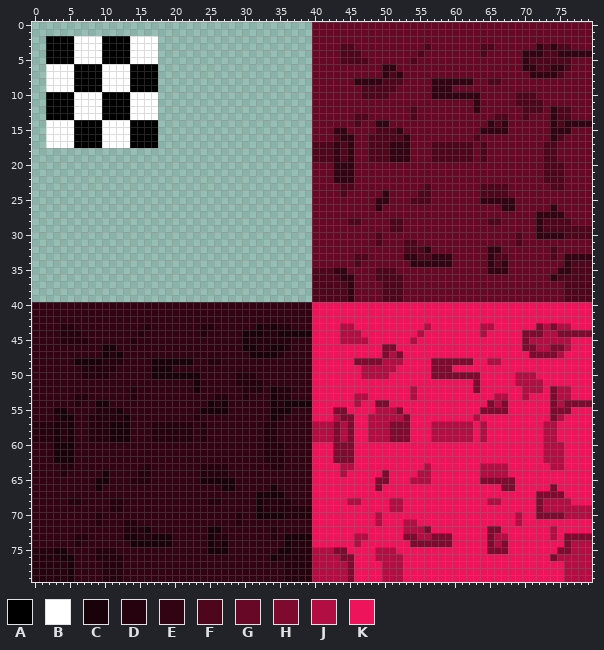
File history of a sprite sheet, Final-game-sebastian/tilesets/TileSet1/output_tileset.png. Above, as it was before the edit.
The file is 80x80 pixels. Colours within 5 levels of each other are drawn and written as one.
Palette (. is transparent): A #000000  B #ffffff  C #1a020a  D #25020e  E #320413  F #4e061d  G #680827  H #7f0a30  J #b20e44  K #ee145b
The same view after the edit:
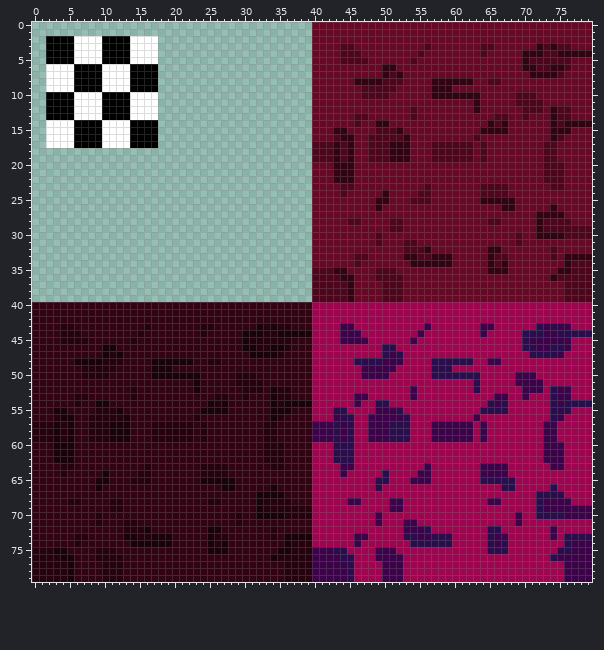
Diff:
colour H: #7f0a30 -> #2a0d4d
colour J: #b20e44 -> #3c024a
colour K: #ee145b -> #9e0450
